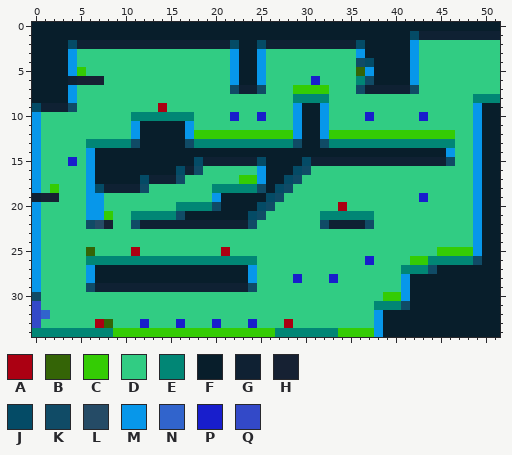
Two states of a pixel-art sprite, src/main/resources/images/levels/level2_layer2.png. That is the earlier state.
The file is 52x35 pixels. Colours within 5 levels of each other are drawn and written as one.
Palette (. is transparent): A #ab0012  B #346406  C #34cc04  D #31cc83  E #018675  F #081e2b  G #0f2133  H #162133  J #044b66  K #104b66  L #254b66  M #0797ea  N #3164cc  P #181ecc  Q #3349c8
Pixels before, first column x 0:
 0 FFFFFFFFFFFFFFFFFFFFFFFFFFFFFFFFFFFFFFFFFFFFFFFFFFFF
 1 FFFFFFFFFFFFFFFFFFFFFFFFFFFFFFFFFFFFFFFFFFJGGGGGGGGG
 2 FFFFJGGGGGGGGGGGGGGGGGJFFJGGGGGGGGGGJFFFFFMDDDDDDDDD
 3 FFFFMDDDDDDDDDDDDDDDDDMFFMDDDDDDDDDDMFFFFFMDDDDDDDDD
 4 FFFFMDDDDDDDDDDDDDDDDDMFFMDDDDDDDDDDKJFFFFMDDDDDDDDD
 5 FFFFMCDDDDDDDDDDDDDDDDMFFMDDDDDDDDDDBMFFFFMDDDDDDDDD
 6 FFFFGHHHDDDDDDDDDDDDDDMFFMDDDDDPDDDDEKFFFFMDDDDDDDDD
 7 FFFFMDDDDDDDDDDDDDDDDDKGGKDDDCCCCDDDKGGGGGKDDDDDDDDD
 8 FFFFMDDDDDDDDDDDDDDDDDDDDDDDDEEEEDDDDDDDDDDDDDDDDEEE
 9 JGGGKDDDDDDDDDADDDDDDDDDDDDDDMFFMDDDDDDDDDDDDDDDDMFF
10 MDDDDDDDDDDEEEEEEEDDDDPDDPDDDMFFMDDDDPDDDDDPDDDDDMFF
11 MDDDDDDDDDDMFFFFFMDDDDDDDDDDDMFFMDDDDDDDDDDDDDDDDMFF
12 MDDDDDDDDDDMFFFFFMCCCCCCCCCCCMFFMCCCCCCCCCCCCCCDDMFF
13 MDDDDDEEEEEKFFFFFKEEEEEEEEEEEKFFKEEEEEEEEEEEEEEDDMFF
14 MDDDDDMFFFFFFFFFFFFFFFFFFFFFFFFFFFFFFFFFFFFFFFMDDMFF
15 MDDDPDMFFFFFFFFFFFJGGGGGGJFFFFJGGGGGGGGGGGGGGGKDDMFF
16 MDDDDDMFFFFFFFFFJGKDDDDDDMFFFJKDDDDDDDDDDDDDDDDDDMFF
17 MDDDDDMFFFFFJGGGKDDDDDDCCMFFJKDDDDDDDDDDDDDDDDDDDMFF
18 MDCDDDMJGGGGKDDDDDDDEEEEEKFJKDDDDDDDDDDDDDDDDDDDDMFF
19 GHHDDDMMDDDDDDDDDDDDMFFFFFJKDDDDDDDDDDDDDDDPDDDDDMFF
20 MDDDDDMMDDDDDDDDEEEEKFFFFJKDDDDDDDADDDDDDDDDDDDDDMFF
21 MDDDDDMMCDDEEEEEKFFFFFFFJKDDDDDDEEEEEEDDDDDDDDDDDMFF
22 MDDDDDKLHDDKGGGGGGGGGGGGKDDDDDDDKGGGGKDDDDDDDDDDDMFF
23 MDDDDDDDDDDDDDDDDDDDDDDDDDDDDDDDDDDDDDDDDDDDDDDDDMFF
24 MDDDDDDDDDDDDDDDDDDDDDDDDDDDDDDDDDDDDDDDDDDDDDDDDMFF
25 MDDDDDBDDDDADDDDDDDDDADDDDDDDDDDDDDDDDDDDDDDDCCCCMFF
26 MDDDDDEEEEEEEEEEEEEEEEEEEDDDDDDDDDDDDPDDDDCCEEEEEKFF
27 MDDDDDMFFFFFFFFFFFFFFFFFMDDDDDDDDDDDDDDDDEEEKFFFFFFF
28 MDDDDDMFFFFFFFFFFFFFFFFFMDDDDPDDDPDDDDDDDMFFFFFFFFFF
29 MDDDDDKGGGGGGGGGGGGGGGGGKDDDDDDDDDDDDDDDDMFFFFFFFFFF
30 KDDDDDDDDDDDDDDDDDDDDDDDDDDDDDDDDDDDDDDCCMFFFFFFFFFF
31 QDDDDDDDDDDDDDDDDDDDDDDDDDDDDDDDDDDDDDEEEKFFFFFFFFFF
32 QNDDDDDDDDDDDDDDDDDDDDDDDDDDDDDDDDDDDDMFFFFFFFFFFFFF
33 QDDDDDDABDDDPDDDPDDDPDDDPDDDADDDDDDDDDMFFFFFFFFFFFFF
34 EEEEEEEEECCCCCCCCCCCCCCCCCCEEEEEEECCCCMFFFFFFFFFFFFF
Once edited:
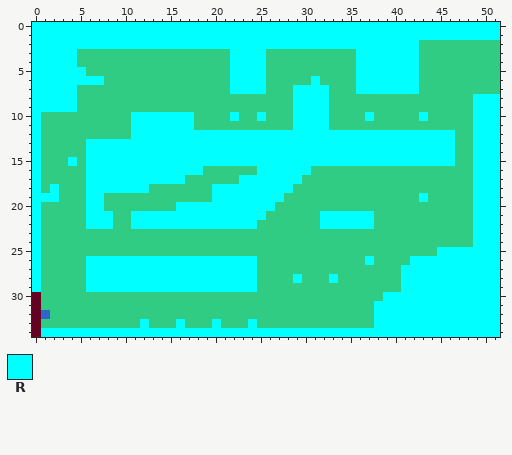
Colours new in this view: R #00ffff
Diff:
colour Q: #3349c8 -> #640223
Changed rows in their new state; - is a pixel that keeps its letter.
first column x 0:
 0 RRRRRRRRRRRRRRRRRRRRRRRRRRRRRRRRRRRRRRRRRRRRRRRRRRRR
 1 RRRRRRRRRRRRRRRRRRRRRRRRRRRRRRRRRRRRRRRRRRRRRRRRRRRR
 2 RRRRRRRRRRRRRRRRRRRRRRRRRRRRRRRRRRRRRRRRRRR---------
 3 RRRRR-----------------RRRR----------RRRRRRR---------
 4 RRRRR-----------------RRRR----------RRRRRRR---------
 5 RRRRRR----------------RRRR----------RRRRRRR---------
 6 RRRRRRRR--------------RRRR-----R----RRRRRRR---------
 7 RRRRR-----------------RRRR---RRRR---RRRRRRR---------
 8 RRRRR------------------------RRRR----------------RRR
 9 RRRRR---------D--------------RRRR----------------RRR
10 R----------RRRRRRR----R--R---RRRR----R-----R-----RRR
11 R----------RRRRRRR-----------RRRR----------------RRR
12 R----------RRRRRRRRRRRRRRRRRRRRRRRRRRRRRRRRRRRR--RRR
13 R-----RRRRRRRRRRRRRRRRRRRRRRRRRRRRRRRRRRRRRRRRR--RRR
14 R-----RRRRRRRRRRRRRRRRRRRRRRRRRRRRRRRRRRRRRRRRR--RRR
15 R---R-RRRRRRRRRRRRRRRRRRRRRRRRRRRRRRRRRRRRRRRRR--RRR
16 R-----RRRRRRRRRRRRR------RRRRRR------------------RRR
17 R-----RRRRRRRRRRR------RRRRRRR-------------------RRR
18 R-R---RRRRRRR-------RRRRRRRRR--------------------RRR
19 RRR---RR------------RRRRRRRR---------------R-----RRR
20 R-----RR--------RRRRRRRRRRR-------D--------------RRR
21 R-----RRR--RRRRRRRRRRRRRRR------RRRRRR-----------RRR
22 R-----RRR--RRRRRRRRRRRRRR-------RRRRRR-----------RRR
23 R------------------------------------------------RRR
24 R------------------------------------------------RRR
25 R-----D----D---------D-----------------------RRRRRRR
26 R-----RRRRRRRRRRRRRRRRRRR------------R----RRRRRRRRRR
27 R-----RRRRRRRRRRRRRRRRRRR----------------RRRRRRRRRRR
28 R-----RRRRRRRRRRRRRRRRRRR----R---R-------RRRRRRRRRRR
29 R-----RRRRRRRRRRRRRRRRRRR----------------RRRRRRRRRRR
30 Q--------------------------------------RRRRRRRRRRRRR
31 --------------------------------------RRRRRRRRRRRRRR
32 --------------------------------------RRRRRRRRRRRRRR
33 -------DD---R---R---R---R---D---------RRRRRRRRRRRRRR
34 QRRRRRRRRRRRRRRRRRRRRRRRRRRRRRRRRRRRRRRRRRRRRRRRRRRR
Boxes around the changes in both pictures, in picture pixels (x1, y1, x2, y2):
changed: (32, 22, 500, 337)
